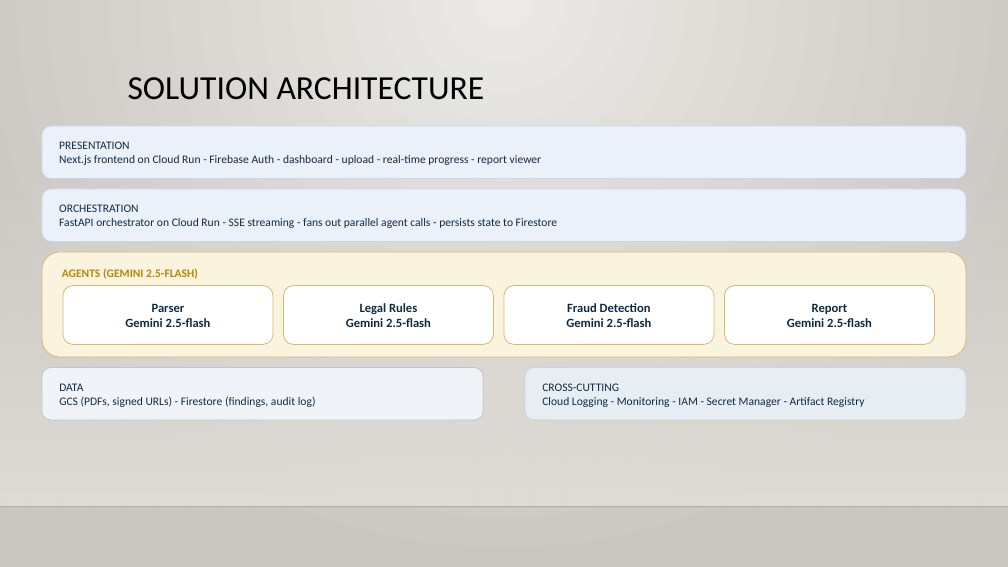
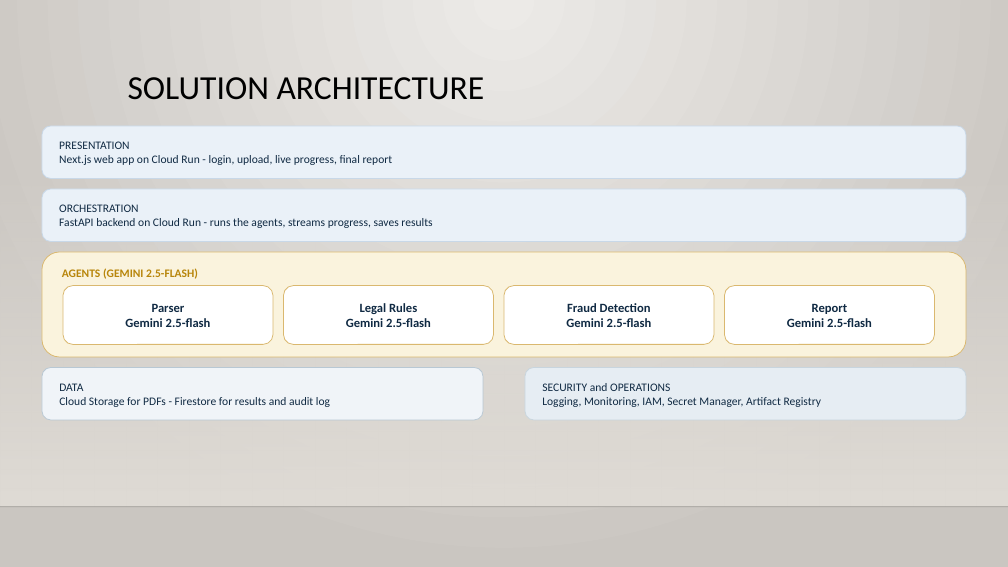
Before and after one commit to abhi88000/land-fraud-detection, a slide deck: slide 4 of docs/deck/Landshield-Deck.pptx. Drawn at 1008x567 pixels with LibreOffice and Linux fonts; fonts in the diff are those of the drawing; background and template pictures are left out. Boxes give left, top, right and bottom in pixels: in the first picture for what was removed or moved away, otherwise in the second. Text is boxed around its words. In the diff, an @@ line names an element or a change of style, - is before the commit and + after.

```diff
--- a/docs/deck/Landshield-Deck.pptx
+++ b/docs/deck/Landshield-Deck.pptx
@@ text in rounded rectangle at bbox=[59, 155, 393, 165]: text changed @@
-Next.js frontend on Cloud Run - Firebase Auth - dashboard - upload - real-time progress - report viewer
+Next.js web app on Cloud Run - login, upload, live progress, final report
@@ text in rounded rectangle at bbox=[59, 218, 432, 228]: text changed @@
-FastAPI orchestrator on Cloud Run - SSE streaming - fans out parallel agent calls - persists state to Firestore
+FastAPI backend on Cloud Run - runs the agents, streams progress, saves results
@@ text in rounded rectangle at bbox=[542, 383, 822, 407]: text changed @@
-CROSS-CUTTING
-Cloud Logging - Monitoring - IAM - Secret Manager - Artifact Registry
+SECURITY and OPERATIONS
+Logging, Monitoring, IAM, Secret Manager, Artifact Registry
@@ text in rounded rectangle at bbox=[59, 397, 330, 407]: text changed @@
-GCS (PDFs, signed URLs) - Firestore (findings, audit log)
+Cloud Storage for PDFs - Firestore for results and audit log
```
Also in this commit, not shown: 9 other slides changed, 1 other file.
